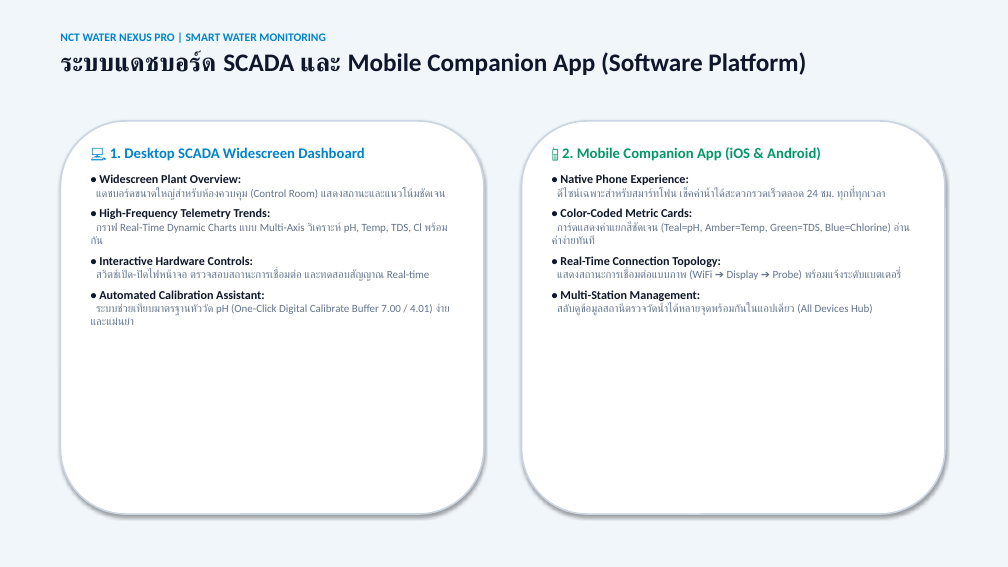
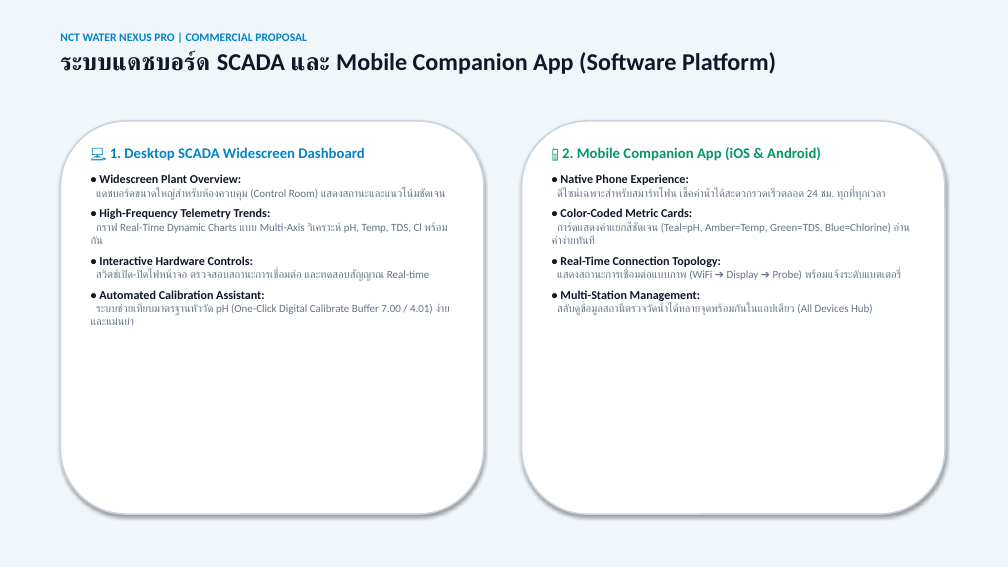
Before and after one commit to WoobWarb/nct-water-nexus, a slide deck: slide 5 of NCT_Water_Nexus_Report_and_Pricing.pptx (slide 4 before the commit). Drawn at 1008x567 pixels with LibreOffice and Linux fonts; fonts in the diff are those of the drawing. Boxes give left, top, right and bottom in pixels: in the first picture for what was removed or moved away, otherwise in the second. Text is boxed around its words. In the diff, an @@ line names an element or a change of style, - is before the commit and + after.

```diff
--- a/NCT_Water_Nexus_Report_and_Pricing.pptx
+++ b/NCT_Water_Nexus_Report_and_Pricing.pptx
@@ text at box(60, 33, 307, 41): text changed @@
-NCT WATER NEXUS PRO | SMART WATER MONITORING
+NCT WATER NEXUS PRO | COMMERCIAL PROPOSAL
@@ text at box(60, 51, 776, 74): size 24 to 23 pt in "ระบบแดชบอร์ด SCADA และ Mobile Companion App (Software ..." @@
```
Also in this commit, not shown: 4 other slides changed, 3 slides added, 5 slides removed, 1 other file.
